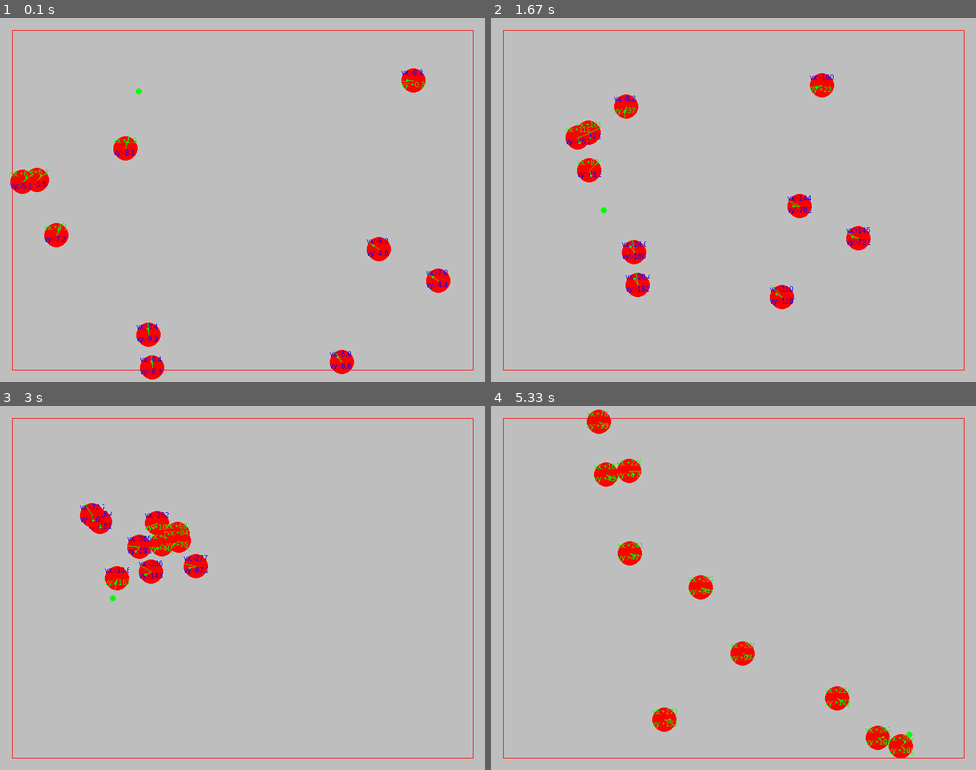
Above: before the commit, frames 1-4 (two rows, left to right).
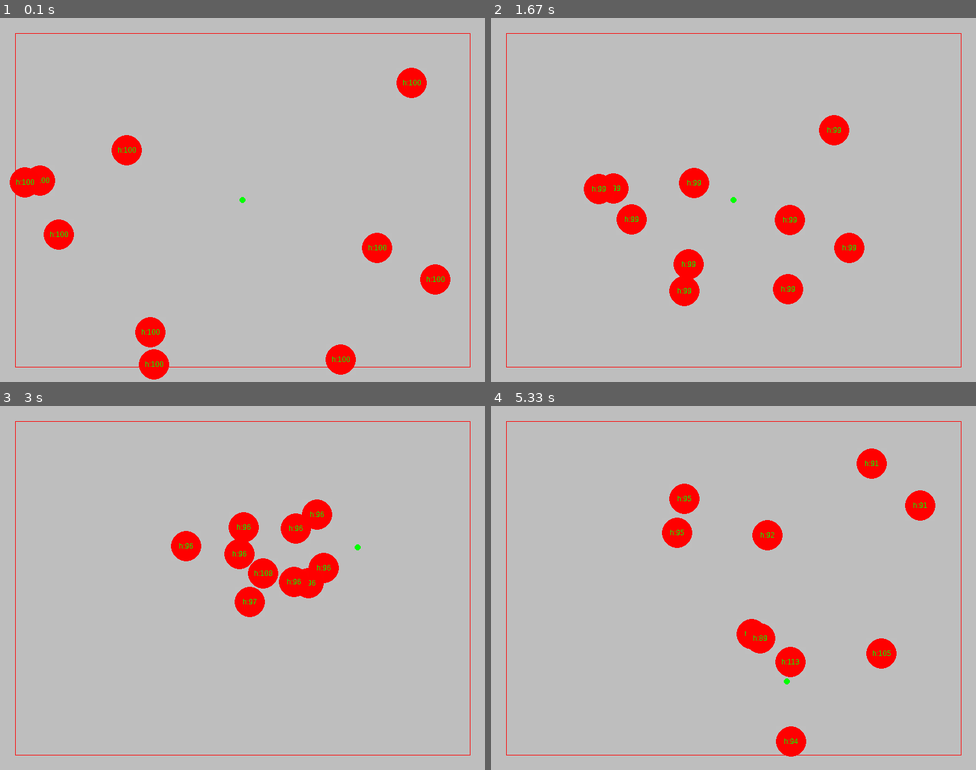
Above: after the commit, the same moments.

Repository: wizzup/pygame-misc
Game: pygame game, started from game.py
Same seed, same stepped clock (60 frames per second), same inputs: the game is played once before the commit and once after it.
Inputs:
- Up to frame 1 (0.1 s): no input
- Up to frame 2 (1.67 s): no input
- Up to frame 3 (3 s): no input
- Up to frame 4 (5.33 s): no input

The runs differ from the first frame. In frame 1, 2.9% of the frame differs, in the area x 2-98%, y 3-100%; in frame 2, 6.7%; in frame 3, 6.7%; in frame 4, 7.4%, in the area x 2-98%, y 1-97%.

Commit message:
ball has health, target is food

Diff:
--- a/game.py
+++ b/game.py
@@ -4,7 +4,7 @@
 import pygame
 
 from enum import Enum
-from random import choice, randint
+from random import randint
 
 def center(wh):
     w,h = wh
@@ -18,7 +18,7 @@
 SCREEN = (SCREEN_WIDTH, SCREEN_HEIGH)
 SCREEN_CENTER = center(SCREEN)
 
-MARGIN = 20
+MARGIN = 25
 MARGIN_L = MARGIN
 MARGIN_R = SCREEN_WIDTH - MARGIN
 MARGIN_T = MARGIN
@@ -61,7 +61,7 @@
 ENTITY_SIZE = (ENTITY_WIDTH,ENTITY_HEIGHT)
 ENTITY_CENTER = center(ENTITY_SIZE)
 
-EntityState = Enum('EntityState', 'STOP MOVE')
+EntityState = Enum('EntityState', 'STOP MOVE EAT')
 
 
 class Ball(pygame.sprite.Sprite):
@@ -76,6 +76,7 @@
         self.rect = self.image.get_rect()
 
         self.state = EntityState.STOP
+        self.health = 100
 
     def update(self, delta_t, target):
         self.target = pygame.Vector2(target)
@@ -83,6 +84,9 @@
 
         if (self.pos - self.target).magnitude() < half(ENTITY_WIDTH):
             self.vel.update((0,0))
+            self.state = EntityState.EAT
+            self.health += 10
+        elif self.health <= 0:
             self.state = EntityState.STOP
         else:
             self.state = EntityState.MOVE
@@ -96,7 +100,9 @@
             # SPEED = 200
             # self.vel += self.heading * SPEED * delta_t
 
-            self.pos += self.vel * delta_t
+            delta_p = self.vel * delta_t
+            self.pos += delta_p
+            self.health -= delta_p.magnitude() * 0.01
 
         def apply_constrain():
             # don't move beyond margin box
@@ -118,9 +124,16 @@
         def draw_ball():
             half_w = half(ENTITY_WIDTH)
             self.image.fill((255,255,255,1))
-            pygame.draw.circle(self.image, 'red' if self.state == EntityState.MOVE else 'pink',
-                    ENTITY_CENTER, half_w)
-
+            colors = {
+                EntityState.STOP: 'grey',
+                EntityState.MOVE: 'red',
+                EntityState.EAT: 'blue'
+                }
+            color = colors[self.state]
+            pygame.draw.circle(self.image, color, ENTITY_CENTER, half_w)
+            self.rect.center = int(self.pos.x), int(self.pos.y)
+
+        # TODO: move to overlay layer
         def draw_vel():
             font = pygame.font.SysFont('sans', 12)
             vy_text = font.render(f'vy:{self.vel.y:+.1f}', False,
@@ -133,14 +146,20 @@
             draw_vector(self.image, ENTITY_CENTER, (self.vel.x,self.vel.y))
             draw_vector(self.image, ENTITY_CENTER, self.heading)
 
+        def draw_health():
+            font = pygame.font.SysFont('sans', 12)
+            text = font.render(f'h:{self.health:.0f}', False, 'green' if self.health > 10 else 'blue')
+            text_rect = text.get_rect()
+            text_rect.center = ENTITY_CENTER
+            self.image.blit(text, text_rect)
+
+        if self.state != EntityState.STOP:
+            do_physics()
+            # draw_vel()
+
         draw_ball()
-
-        if self.state == EntityState.MOVE:
-            do_physics()
-            draw_vel()
-
+        draw_health()
         apply_constrain()
-        self.rect.center = int(self.pos.x), int(self.pos.y)
 
 
 
@@ -179,8 +198,12 @@
 
             draw_target()
 
+            # if randint(1,100) == 5:
+            #     target = rand_pos()
+
+            # pop a new food if somebody ate it
             for b in balls:
-                if b.state == EntityState.STOP:
+                if b.state == EntityState.EAT:
                     target = rand_pos()
 
             balls.update(delta_t, target)
